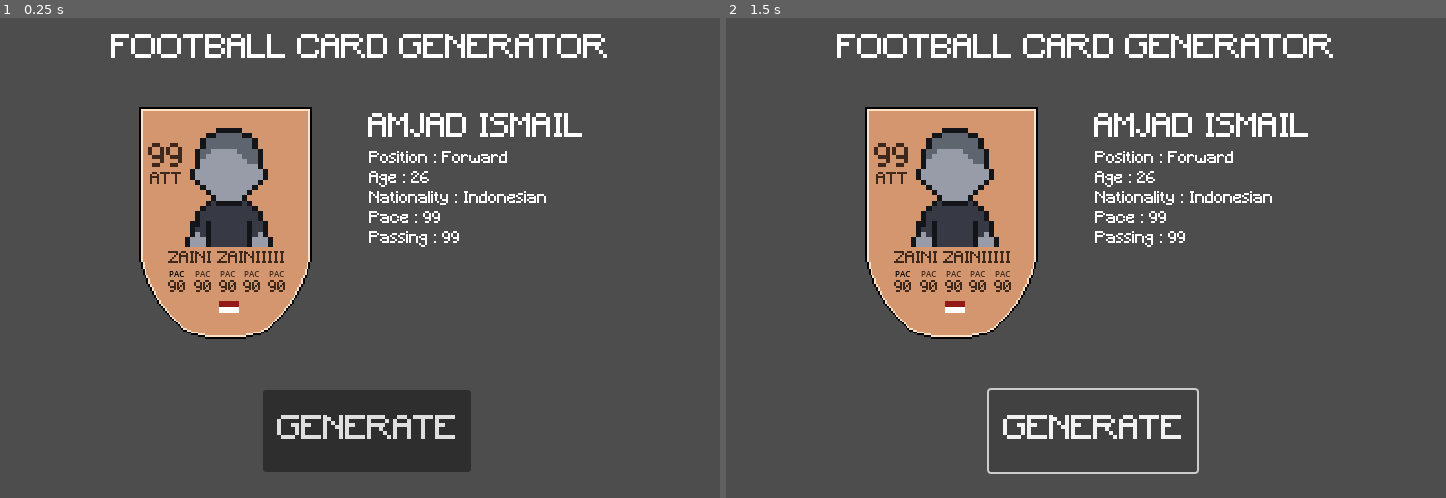
Above: before the commit, frames 1-2 (left to right).
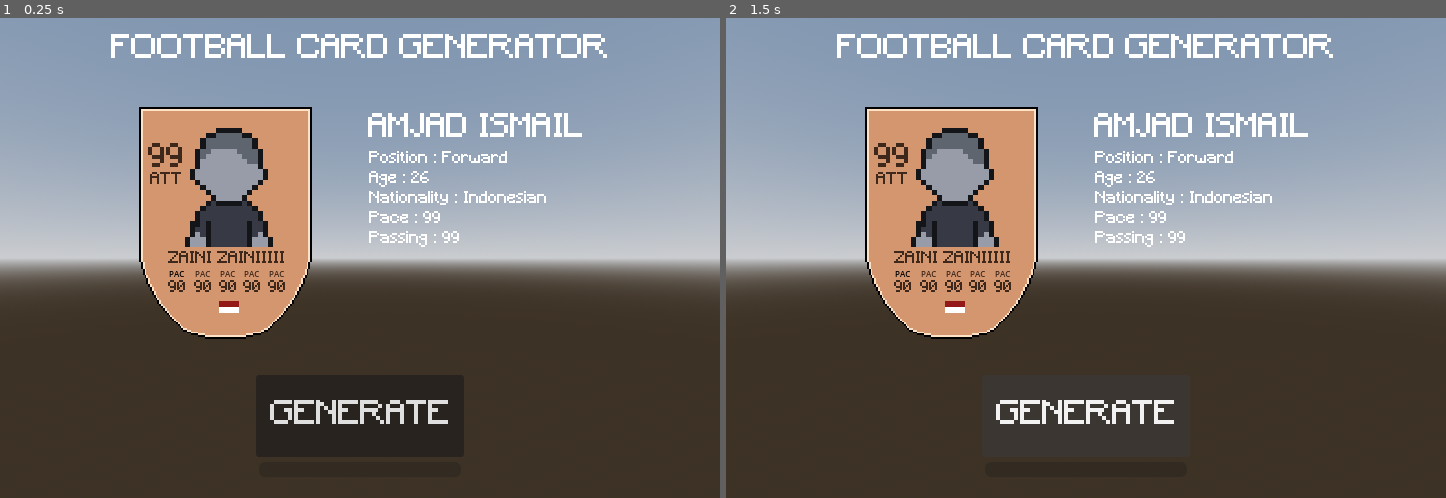
Above: after the commit, the same moments.

Repository: followamjad/godot_football_manager
Game: Godot game, scene res://scenes/the_card.tscn
The game is run twice, just before and just after one commit, with the same random seed, the same clock (stepped at 60 frames per second) and the same inputs. The project has no main scene, so this scene is started directly.
Inputs:
- Up to frame 1 (0.25 s): no input
- Up to frame 2 (1.5 s): click "GENERATE" at 0.5 s; click "GENERATE" at 1.25 s

The runs differ from the first frame. In frame 1, 81% of the frame differs, in the area x 0-100%, y 0-100%; in frame 2, 82%.

Commit message:
Update the_card.tscn

Diff:
--- a/scenes/the_card.tscn
+++ b/scenes/the_card.tscn
@@ -9,7 +9,29 @@
 [ext_resource type="Texture2D" uid="uid://dkqv55je5tey1" path="res://art/aseprite/player.png" id="7_droki"]
 [ext_resource type="Texture2D" uid="uid://cfly48tui3tql" path="res://art/aseprite/indonesia.png" id="8_55nud"]
 
-[node name="TheCard" type="Node2D"]
+[sub_resource type="ProceduralSkyMaterial" id="ProceduralSkyMaterial_55nud"]
+sky_horizon_color = Color(0.662243, 0.671743, 0.686743, 1)
+ground_horizon_color = Color(0.662243, 0.671743, 0.686743, 1)
+
+[sub_resource type="Sky" id="Sky_ba6li"]
+sky_material = SubResource("ProceduralSkyMaterial_55nud")
+
+[sub_resource type="Environment" id="Environment_oru0s"]
+background_mode = 2
+sky = SubResource("Sky_ba6li")
+tonemap_mode = 2
+
+[node name="TheCard" type="Node3D"]
+
+[node name="WorldEnvironment" type="WorldEnvironment" parent="."]
+environment = SubResource("Environment_oru0s")
+
+[node name="DirectionalLight3D" type="DirectionalLight3D" parent="."]
+transform = Transform3D(-0.866025, -0.433013, 0.25, 0, 0.5, 0.866025, -0.5, 0.75, -0.433013, 0, 2.87655, 0)
+shadow_enabled = true
+
+[node name="Camera3D" type="Camera3D" parent="."]
+transform = Transform3D(1, 0, 0, 0, 1, 0, 0, 0, 1, 0, 1.39014, 2.77758)
 
 [node name="CanvasLayer" type="CanvasLayer" parent="."]
 
@@ -422,17 +444,32 @@
 vertical_alignment = 1
 
 [node name="GenerateButton" type="Button" parent="CanvasLayer"]
-anchors_preset = 8
-anchor_left = 0.5
-anchor_top = 0.5
-anchor_right = 0.5
-anchor_bottom = 0.5
-offset_left = -97.0
-offset_top = 132.0
-offset_right = 111.0
-offset_bottom = 214.0
-grow_horizontal = 2
-grow_vertical = 2
+anchors_preset = 7
+anchor_left = 0.5
+anchor_top = 1.0
+anchor_right = 0.5
+anchor_bottom = 1.0
+offset_left = -104.0
+offset_top = -123.0
+offset_right = 104.0
+offset_bottom = -41.0
+grow_horizontal = 2
+grow_vertical = 0
+focus_mode = 0
 theme_override_fonts/font = ExtResource("6_tup8y")
 theme_override_font_sizes/font_size = 32
 text = "GENERATE"
+
+[node name="ProgressBar" type="ProgressBar" parent="CanvasLayer"]
+anchors_preset = 7
+anchor_left = 0.5
+anchor_top = 1.0
+anchor_right = 0.5
+anchor_bottom = 1.0
+offset_left = -101.0
+offset_top = -36.0
+offset_right = 101.0
+offset_bottom = -21.0
+grow_horizontal = 2
+grow_vertical = 0
+show_percentage = false
Not shown: 1 places in scenes/the_card.tscn that only renumber resources
